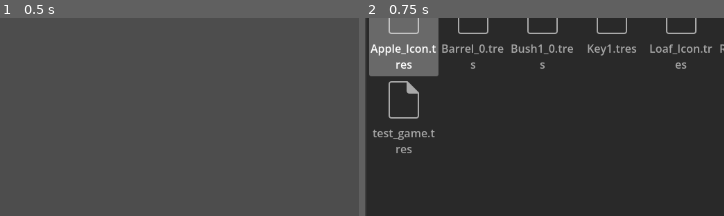
Above: before the commit, frames 1-2 (left to right).
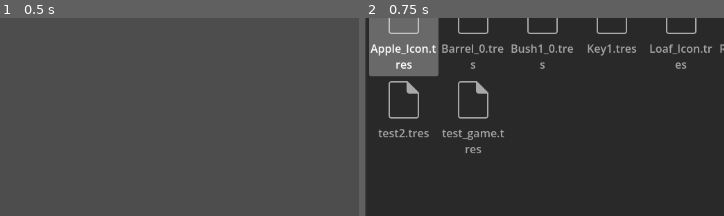
Above: after the commit, the same moments.

Repository: jsaur92/edamame
Game: Godot game, scene res://scenes/menu/main_menu.tscn
Same seed, same stepped clock (60 frames per second), same inputs: the game is played once before the commit and once after it.
Inputs:
- Up to frame 1 (0.5 s): no input
- Up to frame 2 (0.75 s): click "Pick Game File" at 0.5 s
The pictures show only the part of the screen within x 26-76%, y 27-77%; the shares and areas given below are measured in that part.

Frame 1 is identical in both runs. In frame 2, 1.3% of the frame differs, in the area x 2-39%, y 31-69%.

Commit message:
implement ask command and second test game

Diff:
--- /dev/null
+++ b/assets/resources/test2.tres
@@ -0,0 +1,209 @@
+[gd_resource type="Resource" script_class="GameData" format=3 uid="uid://xtxpku75vih1"]
+
+[ext_resource type="Script" uid="uid://bpso5g01i1yvs" path="res://scripts/resources/game_data/activities/activity_data.gd" id="1_gvc7t"]
+[ext_resource type="Script" uid="uid://yn4vu5ct3xdg" path="res://scripts/resources/game_data/environments/environment_data.gd" id="1_rwgqx"]
+[ext_resource type="Script" uid="uid://b1ir2t21ostou" path="res://scripts/resources/game_data/game_data.gd" id="2_2pjfw"]
+[ext_resource type="Script" uid="uid://rcg0vsvbptup" path="res://scripts/resources/game_data/activities/activity_library.gd" id="2_bmna8"]
+[ext_resource type="Script" uid="uid://c8oidyh2lkxt5" path="res://scripts/resources/game_data/objects/object_instance.gd" id="4_1l1m4"]
+[ext_resource type="Image" uid="uid://blomn2s3m555s" path="res://assets/resources/Bush1_0.tres" id="5_1l1m4"]
+[ext_resource type="Script" uid="uid://bfbx5oowc5ae5" path="res://scripts/resources/game_data/environments/terrain_data.gd" id="5_o5a07"]
+[ext_resource type="Script" uid="uid://bul6ia38j5v6b" path="res://scripts/resources/game_data/objects/object_data.gd" id="6_giag8"]
+[ext_resource type="Script" uid="uid://btjrhlhaey0u2" path="res://scripts/resources/game_data/objects/modifiers/object_mod.gd" id="6_o5a07"]
+[ext_resource type="Script" uid="uid://bm5ki8hon2jai" path="res://scripts/resources/game_data/objects/modifiers/mod_collidable.gd" id="7_o5a07"]
+[ext_resource type="Script" uid="uid://5xk0bnggh24o" path="res://scripts/resources/game_data/objects/object_library.gd" id="7_xndca"]
+[ext_resource type="Image" uid="uid://bgf1tx2et4f75" path="res://assets/resources/Sign_0.tres" id="10_giag8"]
+[ext_resource type="Script" uid="uid://b8ktbc2g5dckx" path="res://scripts/resources/game_data/commands/command_node.gd" id="10_vegr7"]
+[ext_resource type="Script" uid="uid://bklghll274dss" path="res://scripts/resources/game_data/commands/command_ask.gd" id="11_u8dyg"]
+[ext_resource type="Script" uid="uid://by3vegmjhgnnt" path="res://scripts/resources/game_data/commands/command_say.gd" id="12_l81iy"]
+[ext_resource type="Script" uid="uid://b8umwh4qgb70w" path="res://scripts/resources/game_data/objects/modifiers/mod_interactable.gd" id="13_1ded1"]
+[ext_resource type="Script" uid="uid://bawoprftpfsep" path="res://scripts/resources/game_data/commands/command_give.gd" id="13_l81iy"]
+[ext_resource type="Script" uid="uid://btfrqyun3bhug" path="res://scripts/resources/game_data/commands/command_remove.gd" id="14_1ded1"]
+[ext_resource type="Script" uid="uid://c4b0hx6f7v4b6" path="res://scripts/resources/game_data/objects/modifiers/mod_item.gd" id="14_vnrup"]
+
+[sub_resource type="Resource" id="Resource_jk2vp"]
+script = ExtResource("2_bmna8")
+metadata/_custom_type_script = "uid://rcg0vsvbptup"
+
+[sub_resource type="RectangleShape2D" id="RectangleShape2D_giag8"]
+size = Vector2(64, 64)
+
+[sub_resource type="Resource" id="Resource_1ded1"]
+script = ExtResource("7_o5a07")
+shape = SubResource("RectangleShape2D_giag8")
+metadata/_custom_type_script = "uid://bm5ki8hon2jai"
+
+[sub_resource type="Resource" id="Resource_giag8"]
+script = ExtResource("6_giag8")
+uid = 653897
+name = "Bush"
+image = ExtResource("5_1l1m4")
+mods = Dictionary[int, ExtResource("6_o5a07")]({
+1: SubResource("Resource_1ded1")
+})
+metadata/_custom_type_script = "uid://bul6ia38j5v6b"
+
+[sub_resource type="Resource" id="Resource_xndca"]
+script = ExtResource("4_1l1m4")
+object_data = SubResource("Resource_giag8")
+position = Vector2(100, 300)
+metadata/_custom_type_script = "uid://c8oidyh2lkxt5"
+
+[sub_resource type="Resource" id="Resource_u8dyg"]
+script = ExtResource("4_1l1m4")
+object_data = SubResource("Resource_giag8")
+position = Vector2(200, 300)
+metadata/_custom_type_script = "uid://c8oidyh2lkxt5"
+
+[sub_resource type="Resource" id="Resource_l81iy"]
+script = ExtResource("4_1l1m4")
+object_data = SubResource("Resource_giag8")
+position = Vector2(300, 300)
+metadata/_custom_type_script = "uid://c8oidyh2lkxt5"
+
+[sub_resource type="Resource" id="Resource_1l1m4"]
+script = ExtResource("4_1l1m4")
+object_data = SubResource("Resource_giag8")
+position = Vector2(400, 300)
+metadata/_custom_type_script = "uid://c8oidyh2lkxt5"
+
+[sub_resource type="Resource" id="Resource_ldnq6"]
+script = ExtResource("11_u8dyg")
+dialog = "Can a sign ask a question?"
+choices = Array[String](["Yep!", "Absolutely not."])
+metadata/_custom_type_script = "uid://bklghll274dss"
+
+[sub_resource type="Resource" id="Resource_m0nn4"]
+script = ExtResource("12_l81iy")
+dialog = "Good to know!"
+metadata/_custom_type_script = "uid://by3vegmjhgnnt"
+
+[sub_resource type="Resource" id="Resource_4imlq"]
+script = ExtResource("12_l81iy")
+dialog = "You know what, I like that answer so much, I'm going to give you a gift."
+metadata/_custom_type_script = "uid://by3vegmjhgnnt"
+
+[sub_resource type="Resource" id="Resource_jeib8"]
+script = ExtResource("12_l81iy")
+dialog = "It's a tiny version of me. Take it."
+metadata/_custom_type_script = "uid://by3vegmjhgnnt"
+
+[sub_resource type="Resource" id="Resource_ngpp6"]
+script = ExtResource("13_l81iy")
+item_uid = 397465
+metadata/_custom_type_script = "uid://bawoprftpfsep"
+
+[sub_resource type="Resource" id="Resource_bhuga"]
+script = ExtResource("10_vegr7")
+command = SubResource("Resource_ngpp6")
+metadata/_custom_type_script = "uid://b8ktbc2g5dckx"
+
+[sub_resource type="Resource" id="Resource_qwuqh"]
+script = ExtResource("10_vegr7")
+command = SubResource("Resource_jeib8")
+next = Array[ExtResource("10_vegr7")]([SubResource("Resource_bhuga")])
+metadata/_custom_type_script = "uid://b8ktbc2g5dckx"
+
+[sub_resource type="Resource" id="Resource_nn3sf"]
+script = ExtResource("10_vegr7")
+command = SubResource("Resource_4imlq")
+next = Array[ExtResource("10_vegr7")]([SubResource("Resource_qwuqh")])
+metadata/_custom_type_script = "uid://b8ktbc2g5dckx"
+
+[sub_resource type="Resource" id="Resource_juujd"]
+script = ExtResource("10_vegr7")
+command = SubResource("Resource_m0nn4")
+next = Array[ExtResource("10_vegr7")]([SubResource("Resource_nn3sf")])
+metadata/_custom_type_script = "uid://b8ktbc2g5dckx"
+
+[sub_resource type="Resource" id="Resource_3uv5y"]
+script = ExtResource("12_l81iy")
+dialog = "The implications of this are horrifying..."
+metadata/_custom_type_script = "uid://by3vegmjhgnnt"
+
+[sub_resource type="Resource" id="Resource_tfje8"]
+script = ExtResource("14_1ded1")
+metadata/_custom_type_script = "uid://btfrqyun3bhug"
+
+[sub_resource type="Resource" id="Resource_ajq8u"]
+script = ExtResource("12_l81iy")
+dialog = "Great... you killed it..."
+metadata/_custom_type_script = "uid://by3vegmjhgnnt"
+
+[sub_resource type="Resource" id="Resource_gj4ot"]
+script = ExtResource("10_vegr7")
+command = SubResource("Resource_ajq8u")
+metadata/_custom_type_script = "uid://b8ktbc2g5dckx"
+
+[sub_resource type="Resource" id="Resource_uymq6"]
+script = ExtResource("10_vegr7")
+command = SubResource("Resource_tfje8")
+next = Array[ExtResource("10_vegr7")]([SubResource("Resource_gj4ot")])
+metadata/_custom_type_script = "uid://b8ktbc2g5dckx"
+
+[sub_resource type="Resource" id="Resource_ff1x4"]
+script = ExtResource("10_vegr7")
+command = SubResource("Resource_3uv5y")
+next = Array[ExtResource("10_vegr7")]([SubResource("Resource_uymq6")])
+metadata/_custom_type_script = "uid://b8ktbc2g5dckx"
+
+[sub_resource type="Resource" id="Resource_1r80h"]
+script = ExtResource("10_vegr7")
+command = SubResource("Resource_ldnq6")
+next = Array[ExtResource("10_vegr7")]([SubResource("Resource_juujd"), SubResource("Resource_ff1x4")])
+metadata/_custom_type_script = "uid://b8ktbc2g5dckx"
+
+[sub_resource type="Resource" id="Resource_5n0e5"]
+script = ExtResource("13_1ded1")
+command_heads = Dictionary[String, ExtResource("10_vegr7")]({
+"default": SubResource("Resource_1r80h")
+})
+metadata/_custom_type_script = "uid://b8umwh4qgb70w"
+
+[sub_resource type="Resource" id="Resource_671et"]
+script = ExtResource("14_vnrup")
+metadata/_custom_type_script = "uid://c4b0hx6f7v4b6"
+
+[sub_resource type="Resource" id="Resource_vnrup"]
+script = ExtResource("6_giag8")
+uid = 397465
+name = "Sign"
+image = ExtResource("10_giag8")
+mods = Dictionary[int, ExtResource("6_o5a07")]({
+0: SubResource("Resource_671et"),
+2: SubResource("Resource_5n0e5")
+})
+metadata/_custom_type_script = "uid://bul6ia38j5v6b"
+
+[sub_resource type="Resource" id="Resource_5jsdh"]
+script = ExtResource("4_1l1m4")
+object_data = SubResource("Resource_vnrup")
+position = Vector2(250, 500)
+metadata/_custom_type_script = "uid://c8oidyh2lkxt5"
+
+[sub_resource type="Resource" id="Resource_wadft"]
+script = ExtResource("5_o5a07")
+metadata/_custom_type_script = "uid://bfbx5oowc5ae5"
+
+[sub_resource type="Resource" id="Resource_wyg43"]
+script = ExtResource("1_rwgqx")
+terrain = SubResource("Resource_wadft")
+objects = Array[ExtResource("4_1l1m4")]([SubResource("Resource_xndca"), SubResource("Resource_u8dyg"), SubResource("Resource_l81iy"), SubResource("Resource_1l1m4"), SubResource("Resource_5jsdh")])
+metadata/_custom_type_script = "uid://yn4vu5ct3xdg"
+
+[sub_resource type="Resource" id="Resource_vegr7"]
+script = ExtResource("7_xndca")
+objects = Dictionary[int, ExtResource("6_giag8")]({
+397465: SubResource("Resource_vnrup"),
+653897: SubResource("Resource_giag8")
+})
+metadata/_custom_type_script = "uid://5xk0bnggh24o"
+
+[resource]
+script = ExtResource("2_2pjfw")
+title = "A different game for testing"
+subject = "Testing"
+author = "Joe (again)"
+environments = Array[ExtResource("1_rwgqx")]([SubResource("Resource_wyg43")])
+object_library = SubResource("Resource_vegr7")
+activity_library = SubResource("Resource_jk2vp")
+metadata/_custom_type_script = "uid://b1ir2t21ostou"
--- a/assets/resources/test_game.tres
+++ b/assets/resources/test_game.tres
@@ -216,25 +216,25 @@
 objects = Array[ExtResource("10_nq8pd")]([SubResource("Resource_fftk8"), SubResource("Resource_xpfb6"), SubResource("Resource_tidjm"), SubResource("Resource_p2p4l"), SubResource("Resource_7ttud")])
 metadata/_custom_type_script = "uid://yn4vu5ct3xdg"
 
+[sub_resource type="Resource" id="Resource_3a46h"]
+script = ExtResource("19_nq8pd")
+metadata/_custom_type_script = "uid://c4b0hx6f7v4b6"
+
+[sub_resource type="Resource" id="Resource_bs1yu"]
+script = ExtResource("12_4fm7p")
+uid = 3875903
+name = "Key"
+image = ExtResource("20_15jn7")
+mods = Dictionary[int, ExtResource("11_xpfb6")]({
+0: SubResource("Resource_3a46h")
+})
+metadata/_custom_type_script = "uid://bul6ia38j5v6b"
+
 [sub_resource type="Resource" id="Resource_4fm7p"]
 script = ExtResource("12_4fm7p")
 uid = 65436426
 name = "Bush"
 image = ExtResource("21_fl2ef")
-metadata/_custom_type_script = "uid://bul6ia38j5v6b"
-
-[sub_resource type="Resource" id="Resource_3a46h"]
-script = ExtResource("19_nq8pd")
-metadata/_custom_type_script = "uid://c4b0hx6f7v4b6"
-
-[sub_resource type="Resource" id="Resource_bs1yu"]
-script = ExtResource("12_4fm7p")
-uid = 3875903
-name = "Key"
-image = ExtResource("20_15jn7")
-mods = Dictionary[int, ExtResource("11_xpfb6")]({
-0: SubResource("Resource_3a46h")
-})
 metadata/_custom_type_script = "uid://bul6ia38j5v6b"
 
 [sub_resource type="Resource" id="Resource_7lwst"]
--- a/scenes/game/dialog_ui.tscn
+++ b/scenes/game/dialog_ui.tscn
@@ -2,7 +2,7 @@
 
 [ext_resource type="Script" uid="uid://c4skgc7mofo1i" path="res://scripts/nodes/dialog_ui.gd" id="1_2diwe"]
 
-[node name="DialogUI" type="Control" unique_id=764160478 node_paths=PackedStringArray("text")]
+[node name="DialogUI" type="Control" unique_id=764160478 node_paths=PackedStringArray("text", "answers_dock")]
 process_mode = 3
 layout_mode = 3
 anchors_preset = 15
@@ -12,6 +12,7 @@
 grow_vertical = 2
 script = ExtResource("1_2diwe")
 text = NodePath("ColorRect/RichTextLabel")
+answers_dock = NodePath("AnswersDock")
 
 [node name="bg" type="ColorRect" parent="." unique_id=1658892]
 layout_mode = 1
@@ -45,3 +46,14 @@
 grow_vertical = 2
 theme_override_font_sizes/normal_font_size = 32
 text = "text"
+
+[node name="AnswersDock" type="VBoxContainer" parent="." unique_id=84231828]
+layout_mode = 1
+anchors_preset = -1
+anchor_right = 1.0
+anchor_bottom = 0.597
+offset_left = 45.0
+offset_top = 33.0
+offset_right = -42.0
+offset_bottom = 0.14401245
+alignment = 1
--- a/scripts/nodes/command_manager.gd
+++ b/scripts/nodes/command_manager.gd
@@ -60,21 +60,11 @@
 
 
 func execute_give(command:CommandGive):
-	pass
-	#if command.item == null:
-		#print(current_data.name + " gives itself!")
-	#else:
-		#print(current_data.name + " gives: " + command.item.name)
 	dialog_ui.give(command)
 	## wait for player to "accept" the gift. That will send a signal to do the next command.
 
 
 func execute_take(command:CommandTake):
-	pass
-	#if command.item == null:
-		#print(current_data.name + " attempts to take one of itself!")
-	#else:
-		#print(current_data.name + " attempts to take: " + command.item.name)
 	dialog_ui.take(command)
 	## wait for player give / not give. That will send a signal to do the next command.
 
--- a/scripts/nodes/dialog_ui.gd
+++ b/scripts/nodes/dialog_ui.gd
@@ -2,6 +2,7 @@
 extends Control
 
 @export var text : RichTextLabel
+@export var answers_dock : VBoxContainer
 ## True when the UI is on screen. Small buffer between it popping up and active
 ## becoming true so that the "interact" input doesn't open and close at the
 ## same time. Also can accomodate an "opening" animation if applicable.
@@ -16,6 +17,7 @@
 
 
 func display(on:bool) -> void:
+	clear_answer_choices()
 	visible = on
 	if on:
 		await get_tree().create_timer(OPEN_DELAY).timeout
@@ -28,6 +30,7 @@
 func ask(command:CommandAsk) -> void:
 	display(true)
 	text.text = command.dialog
+	make_answer_choices(command)
 
 func give(command:CommandGive) -> void:
 	display(true)
@@ -38,8 +41,28 @@
 	text.text = "I request 1 " + command.get_item().name + "."
 
 func _input(event: InputEvent) -> void:
-	if Input.is_action_just_pressed("interact") and active:
-		proceed.emit(0) #for non-asking
-		if not (CommandManager.current_node != null and CommandManager.current_node.command.has_dialog()):
-			active = false
-			hide()
+	if Input.is_action_just_pressed("interact") and active and (CommandManager.current_node != null and (CommandManager.current_node.command is CommandSay or CommandManager.current_node.command is CommandGive)):
+		confirm(0)
+
+
+## Helper function for ask() that generates the buttons for choices.
+func make_answer_choices(command:CommandAsk) -> void:
+	var i = 0
+	for choice in command.choices:
+		var b = Button.new()
+		b.text = choice
+		b.connect("pressed", confirm.bind(i))
+		answers_dock.add_child(b)
+		i += 1
+
+
+func clear_answer_choices() -> void:
+	for child in answers_dock.get_children():
+		child.queue_free()
+
+
+func confirm(index:int) -> void:
+	proceed.emit(index)
+	if not (CommandManager.current_node != null):
+		active = false
+		hide()
